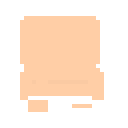
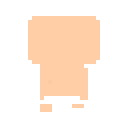
Revision of a layered (128, 128) image; what changed, layer by layer:
painted on "Layer 1" over [20, 16, 104, 112]
